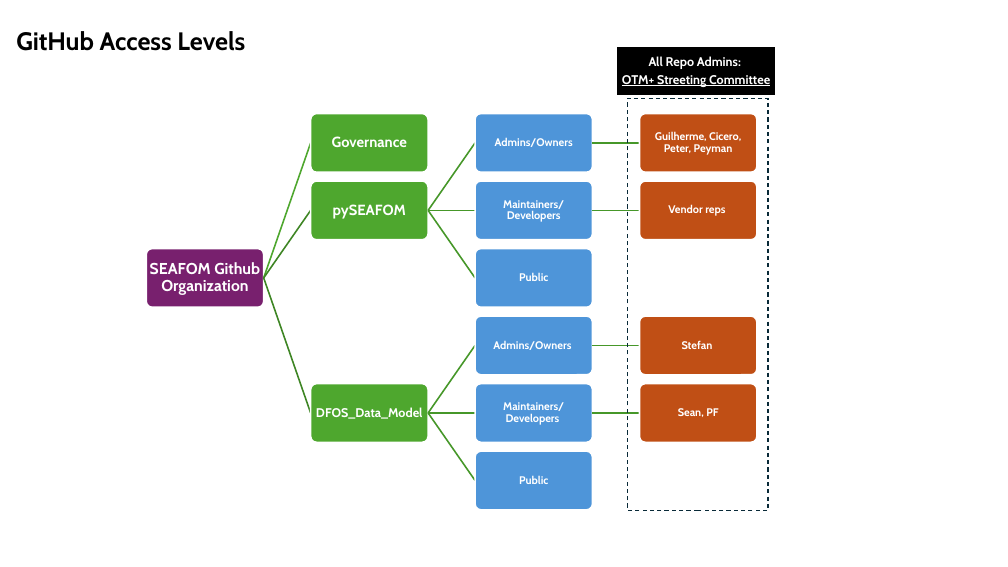
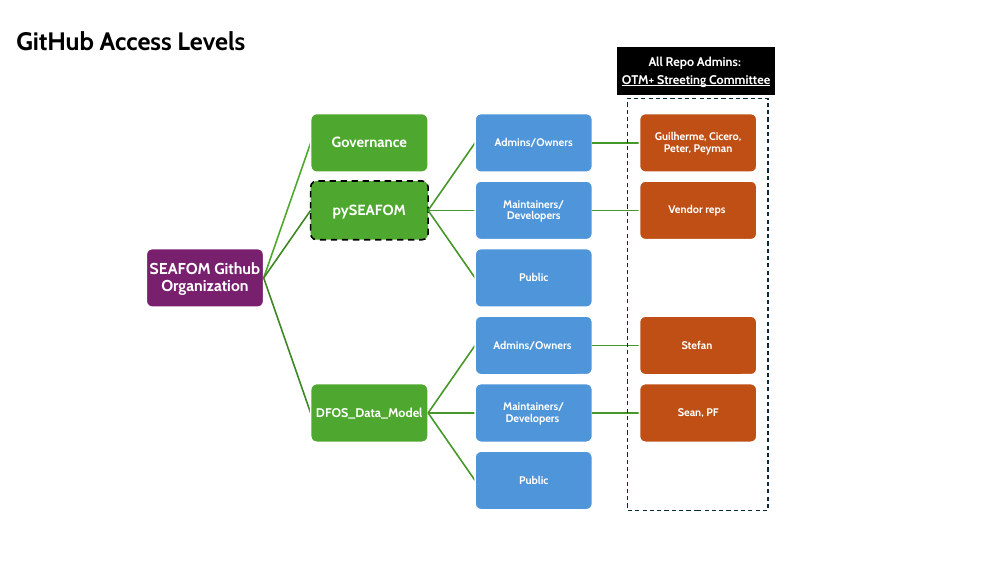
Before and after one commit to SEAFOM-Fiber-Optic-Monitoring-Group/pySEAFOM, a slide deck: slide 4 of pySEAFOM_updates.pptx. Drawn at 1008x567 pixels with LibreOffice and Linux fonts; fonts in the diff are those of the drawing; background and template pictures are left out. Boxes give left, top, right and bottom in pixels: in the first picture for what was removed or moved away, otherwise in the second. Text is boxed around its words. In the diff, an @@ line names an element or a change of style, - is before the commit and + after.

```diff
--- a/pySEAFOM_updates.pptx
+++ b/pySEAFOM_updates.pptx
@@ rounded rectangle at [311,181,428,240]: outline #FFFFFF 1.5 pt to #000000 1.5 pt dashed @@
```
Also in this commit, not shown: 6 other slides changed, 2 slides added.
